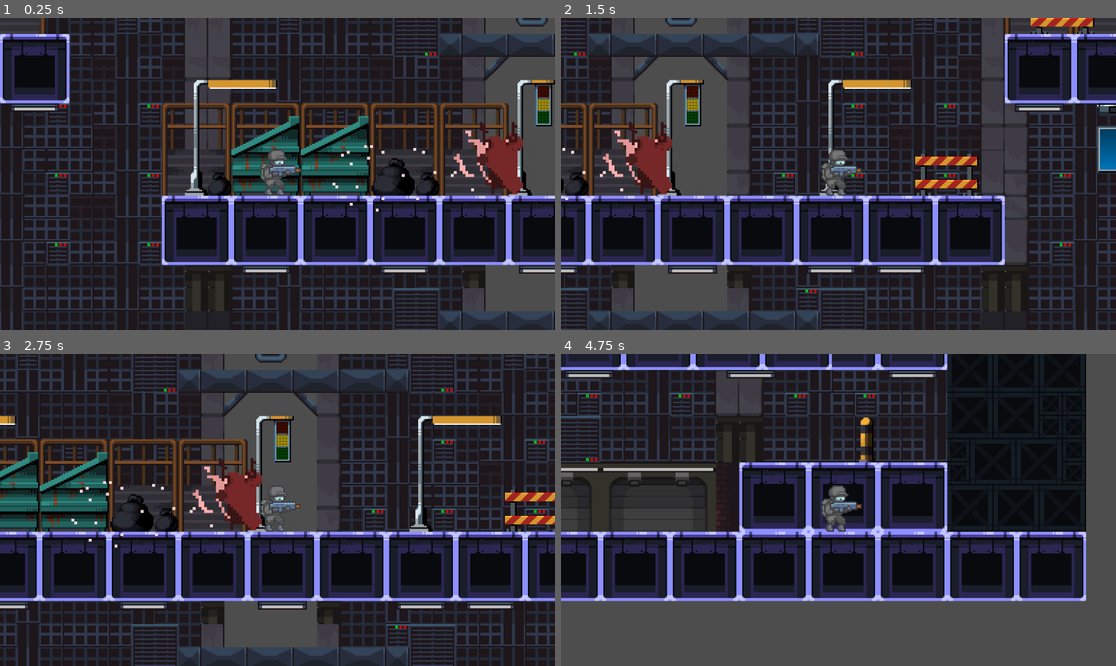
Above: before the commit, frames 1-4 (two rows, left to right).
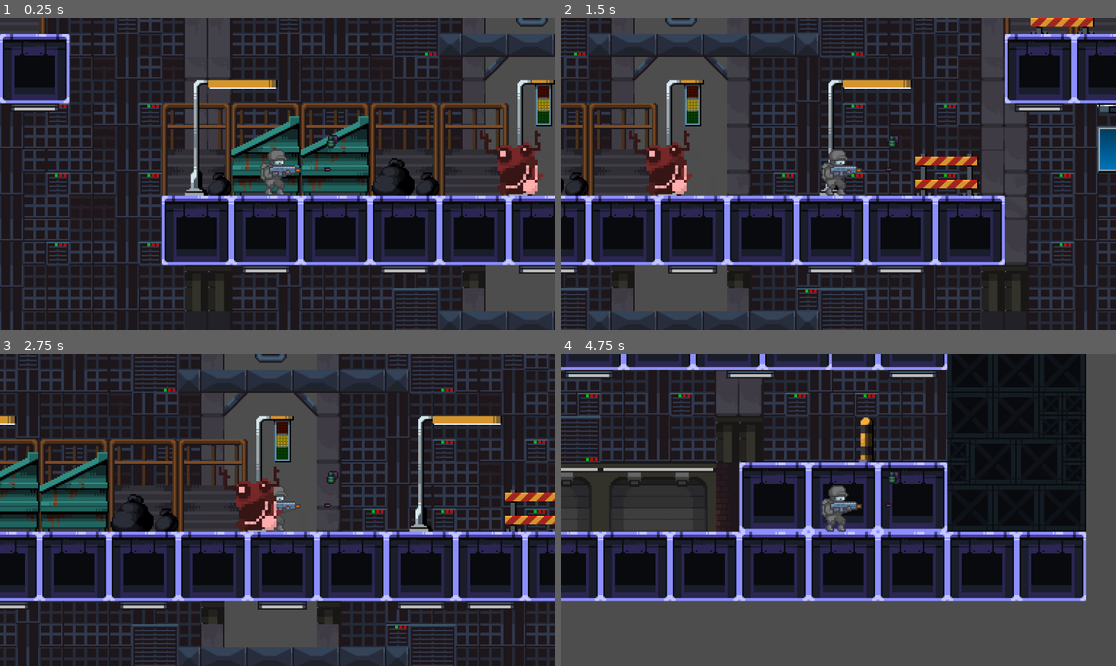
Above: after the commit, the same moments.

Repository: MaoZ3/Malentretenido
Game: Godot game, scene res://escenas/wordl.tscn
Same seed, same stepped clock (60 frames per second), same inputs: the game is played once before the commit and once after it.
Inputs:
- Up to frame 1 (0.25 s): no input
- Up to frame 2 (1.5 s): tap Enter (ui_accept) at 0.5, 0.77 s; hold Right (ui_right) from 0.53 s (still down)
- Up to frame 3 (2.75 s): tap Enter (ui_accept) at 1.52 s; release Right (ui_right) at 2.03 s; hold Left (ui_left) from 2.03 s (still down)
- Up to frame 4 (4.75 s): release Left (ui_left) at 2.78 s; hold Right (ui_right) 2.78-4.28 s; tap Enter (ui_accept) at 3.02, 3.77, 4.52 s; hold Left (ui_left) from 4.28 s (still down)

The runs differ from the first frame. In frame 1, 2.0% of the frame differs, in the area x 58-98%, y 33-63%; in frame 2, 1.8%; in frame 3, 2.0%; in frame 4, less than 0.1%.

Commit message:
Actualizacion
Agregando armamentos y municiones

Diff:
--- /dev/null
+++ b/Malentretenido/escenas/Granada.tscn
@@ -0,0 +1,20 @@
+[gd_scene load_steps=3 format=3 uid="uid://b4hqsriuh76kl"]
+
+[ext_resource type="Texture2D" uid="uid://soekbiyean08" path="res://assets/granada.png" id="1_rgtr3"]
+
+[sub_resource type="CapsuleShape2D" id="CapsuleShape2D_rv43d"]
+radius = 5.0
+height = 12.0
+
+[node name="Granada" type="Node2D"]
+
+[node name="Area2D" type="Area2D" parent="."]
+
+[node name="CollisionShape2D" type="CollisionShape2D" parent="Area2D"]
+visible = false
+shape = SubResource("CapsuleShape2D_rv43d")
+
+[node name="Sprite2D" type="Sprite2D" parent="."]
+texture_filter = 1
+texture = ExtResource("1_rgtr3")
+offset = Vector2(0, -2)
--- a/Malentretenido/escenas/Impostor.tscn
+++ b/Malentretenido/escenas/Impostor.tscn
@@ -6,6 +6,9 @@
 [ext_resource type="Texture2D" uid="uid://c4s8jhk38yooe" path="res://assets/Black/Gunner_Black_Death.png" id="3_3ujah"]
 [ext_resource type="Texture2D" uid="uid://brs4wkg50k66y" path="res://assets/Black/Gunner_Black_Jump.png" id="5_bsyfk"]
 [ext_resource type="Texture2D" uid="uid://b46lb668qcyig" path="res://assets/Black/Gunner_Black_Run.png" id="6_gt5s1"]
+[ext_resource type="PackedScene" uid="uid://b8exefc0c6ky7" path="res://escenas/bala.tscn" id="7_w4yja"]
+[ext_resource type="PackedScene" uid="uid://b4hqsriuh76kl" path="res://escenas/Granada.tscn" id="8_xpsmr"]
+[ext_resource type="PackedScene" uid="uid://bovrd5xpfeiyh" path="res://escenas/ak_47.tscn" id="9_yuffl"]
 
 [sub_resource type="CapsuleShape2D" id="CapsuleShape2D_jm823"]
 
@@ -222,3 +225,12 @@
 zoom = Vector2(3, 3)
 
 [node name="Timer" type="Timer" parent="."]
+
+[node name="Bala" parent="." instance=ExtResource("7_w4yja")]
+position = Vector2(35, -3)
+
+[node name="Granada" parent="." instance=ExtResource("8_xpsmr")]
+position = Vector2(37, -24)
+
+[node name="Ak47" parent="." instance=ExtResource("9_yuffl")]
+visible = false
--- /dev/null
+++ b/Malentretenido/escenas/ak_47.tscn
@@ -0,0 +1,9 @@
+[gd_scene load_steps=2 format=3 uid="uid://bovrd5xpfeiyh"]
+
+[ext_resource type="Texture2D" uid="uid://ba4axkbxp8io5" path="res://assets/AK47.png" id="1_s1jsi"]
+
+[node name="Ak47" type="Node2D"]
+
+[node name="Sprite2D" type="Sprite2D" parent="."]
+texture_filter = 1
+texture = ExtResource("1_s1jsi")
--- /dev/null
+++ b/Malentretenido/escenas/bala.tscn
@@ -0,0 +1,19 @@
+[gd_scene load_steps=3 format=3 uid="uid://b8exefc0c6ky7"]
+
+[ext_resource type="Texture2D" uid="uid://cxcbfkj1wmsd4" path="res://assets/Bala.png" id="1_x5n2f"]
+
+[sub_resource type="CapsuleShape2D" id="CapsuleShape2D_tqosv"]
+radius = 2.0
+height = 4.0
+
+[node name="Bala" type="Node2D"]
+
+[node name="Area2D" type="Area2D" parent="."]
+
+[node name="CollisionShape2D" type="CollisionShape2D" parent="Area2D"]
+visible = false
+shape = SubResource("CapsuleShape2D_tqosv")
+
+[node name="Sprite2D" type="Sprite2D" parent="."]
+texture_filter = 1
+texture = ExtResource("1_x5n2f")
--- a/Malentretenido/escenas/creep.tscn
+++ b/Malentretenido/escenas/creep.tscn
@@ -9,37 +9,37 @@
 [ext_resource type="Texture2D" uid="uid://5ugdiqm56h78" path="res://assets/Ball and Chain Bot/hit.png" id="5_b7i0x"]
 [ext_resource type="Texture2D" uid="uid://dayn2p7d3d4vk" path="res://assets/Ball and Chain Bot/transition to charge.png" id="8_dg3q3"]
 
-[sub_resource type="AtlasTexture" id="AtlasTexture_i8si6"]
+[sub_resource type="AtlasTexture" id="AtlasTexture_a6n6p"]
+atlas = ExtResource("2_0haor")
+region = Rect2(0, 0, 126, 39)
+
+[sub_resource type="AtlasTexture" id="AtlasTexture_h4647"]
+atlas = ExtResource("2_0haor")
+region = Rect2(0, 39, 126, 39)
+
+[sub_resource type="AtlasTexture" id="AtlasTexture_s27sv"]
 atlas = ExtResource("2_0haor")
 region = Rect2(0, 78, 126, 39)
 
-[sub_resource type="AtlasTexture" id="AtlasTexture_yfolb"]
+[sub_resource type="AtlasTexture" id="AtlasTexture_b2ng8"]
 atlas = ExtResource("2_0haor")
 region = Rect2(0, 117, 126, 39)
 
-[sub_resource type="AtlasTexture" id="AtlasTexture_q6mtb"]
+[sub_resource type="AtlasTexture" id="AtlasTexture_ecxk2"]
 atlas = ExtResource("2_0haor")
 region = Rect2(0, 156, 126, 39)
 
-[sub_resource type="AtlasTexture" id="AtlasTexture_lwrk7"]
+[sub_resource type="AtlasTexture" id="AtlasTexture_8tmtq"]
 atlas = ExtResource("2_0haor")
 region = Rect2(0, 195, 126, 39)
 
-[sub_resource type="AtlasTexture" id="AtlasTexture_xsbfo"]
+[sub_resource type="AtlasTexture" id="AtlasTexture_t80ov"]
 atlas = ExtResource("2_0haor")
 region = Rect2(0, 234, 126, 39)
 
-[sub_resource type="AtlasTexture" id="AtlasTexture_4rfop"]
+[sub_resource type="AtlasTexture" id="AtlasTexture_th3c0"]
 atlas = ExtResource("2_0haor")
 region = Rect2(0, 273, 126, 39)
-
-[sub_resource type="AtlasTexture" id="AtlasTexture_0qfbf"]
-atlas = ExtResource("2_0haor")
-region = Rect2(0, 0, 126, 39)
-
-[sub_resource type="AtlasTexture" id="AtlasTexture_tcbhx"]
-atlas = ExtResource("2_0haor")
-region = Rect2(0, 39, 126, 39)
 
 [sub_resource type="AtlasTexture" id="AtlasTexture_7tycb"]
 atlas = ExtResource("3_fu2tm")
@@ -149,28 +149,28 @@
 animations = [{
 "frames": [{
 "duration": 1.0,
-"texture": SubResource("AtlasTexture_i8si6")
-}, {
-"duration": 1.0,
-"texture": SubResource("AtlasTexture_yfolb")
-}, {
-"duration": 1.0,
-"texture": SubResource("AtlasTexture_q6mtb")
-}, {
-"duration": 1.0,
-"texture": SubResource("AtlasTexture_lwrk7")
-}, {
-"duration": 1.0,
-"texture": SubResource("AtlasTexture_xsbfo")
-}, {
-"duration": 1.0,
-"texture": SubResource("AtlasTexture_4rfop")
-}, {
-"duration": 1.0,
-"texture": SubResource("AtlasTexture_0qfbf")
-}, {
-"duration": 1.0,
-"texture": SubResource("AtlasTexture_tcbhx")
+"texture": SubResource("AtlasTexture_a6n6p")
+}, {
+"duration": 1.0,
+"texture": SubResource("AtlasTexture_h4647")
+}, {
+"duration": 1.0,
+"texture": SubResource("AtlasTexture_s27sv")
+}, {
+"duration": 1.0,
+"texture": SubResource("AtlasTexture_b2ng8")
+}, {
+"duration": 1.0,
+"texture": SubResource("AtlasTexture_ecxk2")
+}, {
+"duration": 1.0,
+"texture": SubResource("AtlasTexture_8tmtq")
+}, {
+"duration": 1.0,
+"texture": SubResource("AtlasTexture_t80ov")
+}, {
+"duration": 1.0,
+"texture": SubResource("AtlasTexture_th3c0")
 }],
 "loop": true,
 "name": &"attack",
@@ -299,8 +299,8 @@
 texture_filter = 1
 scale = Vector2(2, 2)
 sprite_frames = SubResource("SpriteFrames_vh6kd")
-animation = &"attack"
-frame_progress = 0.836596
+animation = &"run"
+frame_progress = 0.914093
 flip_h = true
 
 [node name="CollisionShape2D" type="CollisionShape2D" parent="Area2D"]
--- a/Malentretenido/escenas/healt.tscn
+++ b/Malentretenido/escenas/healt.tscn
@@ -9,6 +9,7 @@
 [node name="Area2D" type="Area2D" parent="."]
 
 [node name="CollisionShape2D" type="CollisionShape2D" parent="Area2D"]
+visible = false
 shape = SubResource("RectangleShape2D_57rbe")
 
 [node name="Sprite2D" type="Sprite2D" parent="Area2D"]
Binary file added: Malentretenido/assets/AK47.png
Not shown, added: Malentretenido/assets/AK47.png.import
Binary file added: Malentretenido/assets/Bala.png
Not shown, added: Malentretenido/assets/Bala.png.import
Binary file added: Malentretenido/assets/granada.aseprite
Binary file added: Malentretenido/assets/granada.png
Not shown, added: Malentretenido/assets/granada.png.import
Not shown: 1 places in Malentretenido/escenas/Impostor.tscn that only renumber resources
Binary file added: Malentretenido/granada.aseprite
